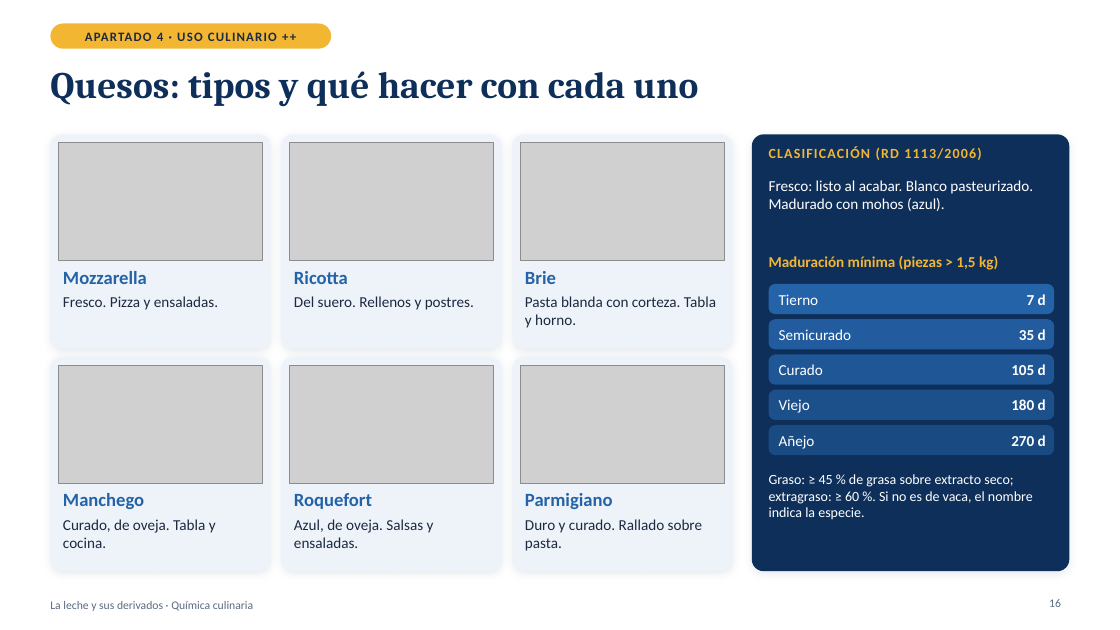
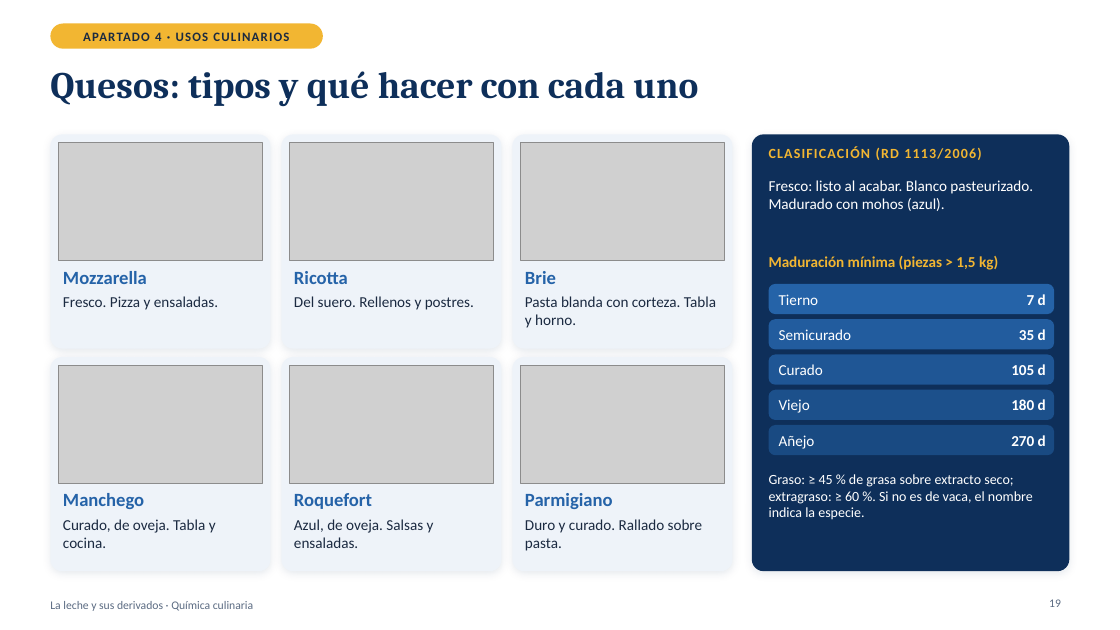
Before and after one commit to WhosErnest/YourFlyouts, a slide deck: slide 19 of presentacion-leche/La_leche_y_sus_derivados.pptx (slide 16 before the commit). Drawn at 1120x630 pixels with LibreOffice and Linux fonts; fonts in the diff are those of the drawing; grey boxes stand for pictures. Boxes give left, top, right and bottom in pixels: in the first picture for what was removed or moved away, otherwise in the second. Text is boxed around its words. In the diff, an @@ line names an element or a change of style, - is before the commit and + after.

```diff
--- a/presentacion-leche/La_leche_y_sus_derivados.pptx
+++ b/presentacion-leche/La_leche_y_sus_derivados.pptx
@@ rounded rectangle: place and size @@
-rounded rectangle at [50, 24, 331, 49]
+rounded rectangle at [50, 24, 323, 49]
@@ text at [83, 32, 289, 41]: text changed @@
-APARTADO 4 · USO CULINARIO ++
+APARTADO 4 · USOS CULINARIOS
```
Also in this commit, not shown: 9 other slides changed, 6 slides added, 1 other file.
